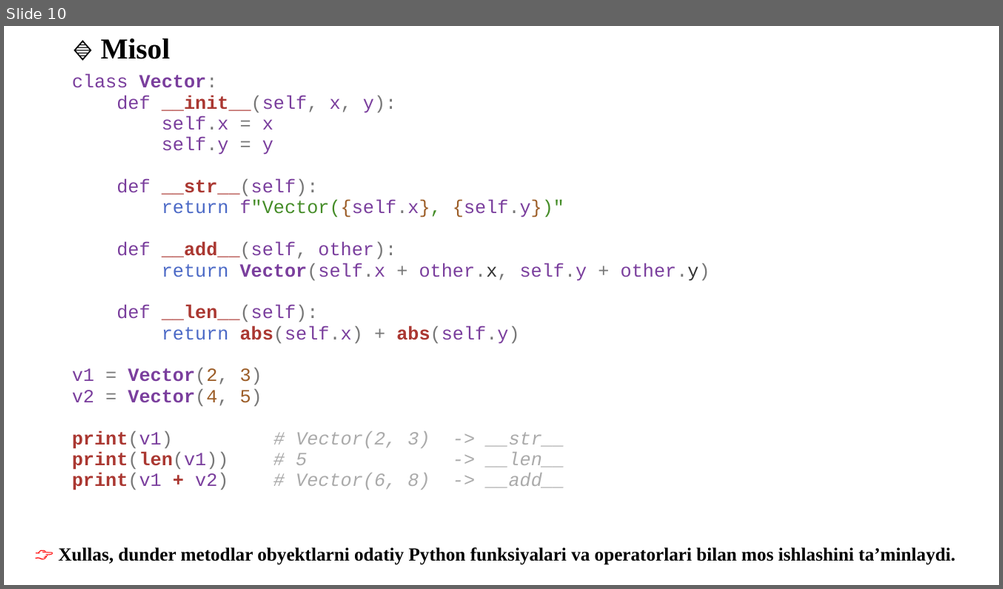
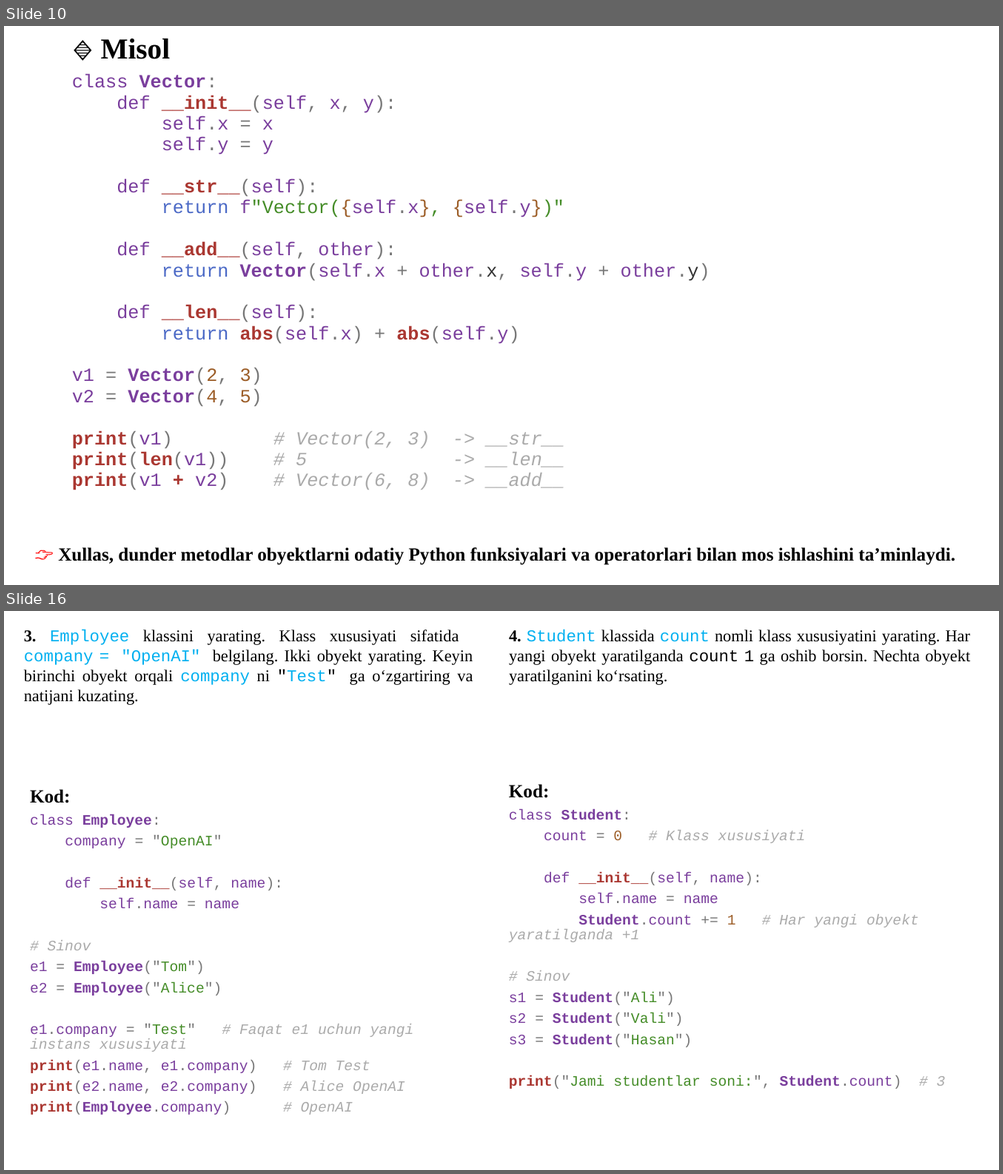
Before and after one commit to qwerty291996/2025-2026, a slide deck: Dars materiallari 2025-2026/Python dasturlash tili 2025-2026/5-kurs/1.13 Vorislik/1.13 Vorislik.pptx. Shown one above the other, each under a label of ours: slide 10 before the commit, slides 10 and 16 after it; the slides between them are not shown. The pictures are 1003x589 and 1003x1174 pixels, drawn with LibreOffice and Linux fonts; fonts in the diff are those of the drawing. Boxes give left, top, right and bottom in pixels: in the first picture for what was removed or moved away, otherwise in the second. Text is boxed around its words. In the diff, an @@ line names an element or a change of style, - is before the commit and + after.

```diff
--- a/Dars materiallari 2025-2026/Python dasturlash tili 2025-2026/5-kurs/1.13 Vorislik/1.13 Vorislik.pptx
+++ b/Dars materiallari 2025-2026/Python dasturlash tili 2025-2026/5-kurs/1.13 Vorislik/1.13 Vorislik.pptx
@@ slide 16 added at (x1=4, y1=611, x2=999, y2=1170), background #FFFFFF @@
@@ text added at (x1=24, y1=629, x2=473, y2=705), 16 pt, text #000000 @@
+3️. Employee klassini yarating. Klass xususiyati sifatida
+company = "OpenAI" belgilang. Ikki obyekt yarating. Keyin birinchi obyekt orqali company ni "Test" ga o‘zgartiring va natijani kuzating.
@@ text added at (x1=509, y1=629, x2=970, y2=685), 16 pt, text #000000 @@
+4️. Student klassida count nomli klass xususiyatini yarating. Har yangi obyekt yaratilganda count 1 ga oshib borsin. Nechta obyekt yaratilganini ko‘rsating.
@@ text added at (x1=509, y1=784, x2=945, y2=1089), 14 pt, text #7A3E9D @@
+Kod:
+class Student:
+count = 0 # Klass xususiyati
+def __init__(self, name):
+self.name = name
+Student.count += 1 # Har yangi obyekt yaratilganda +1
+# Sinov
+s1 = Student("Ali")
+s2 = Student("Vali")
+s3 = Student("Hasan")
+print("Jami studentlar soni:", Student.count) # 3
@@ text added at (x1=30, y1=789, x2=414, y2=1115), 14 pt, text #7A3E9D @@
+Kod:
+class Employee:
+company = "OpenAI"
+def __init__(self, name):
+self.name = name
+# Sinov
+e1 = Employee("Tom")
+e2 = Employee("Alice")
+e1.company = "Test" # Faqat e1 uchun yangi instans xususiyati
+print(e1.name, e1.company) # Tom Test
+print(e2.name, e2.company) # Alice OpenAI
+print(Employee.company) # OpenAI
```
Also in this commit, not shown: 2 slides changed, 10 other slides added, 2 other files.
